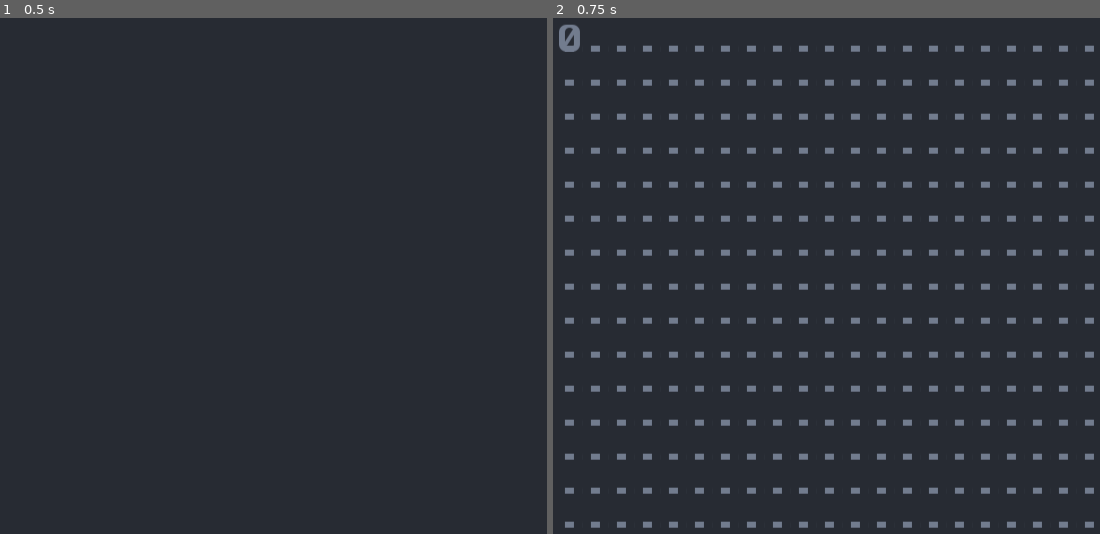
Above: before the commit, frames 1-2 (left to right).
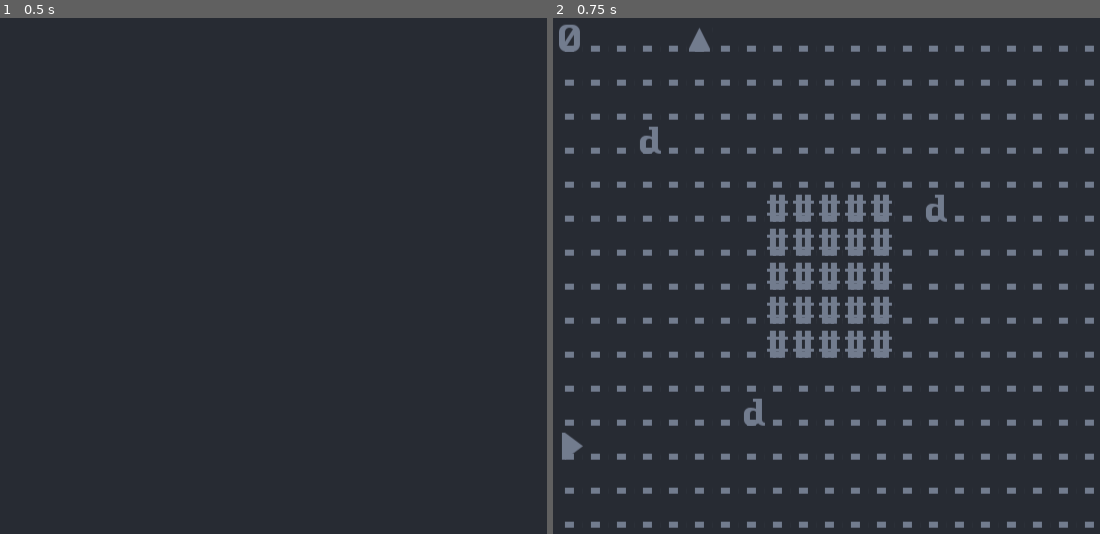
Above: after the commit, the same moments.

Repository: johnnybigoode-zz/godot-roguelike-2021
Game: Godot game, scene res://scene/main/MainScene.tscn
The game is run twice, just before and just after one commit, with the same random seed, the same clock (stepped at 60 frames per second) and the same inputs.
Inputs:
- Up to frame 1 (0.5 s): no input
- Up to frame 2 (0.75 s): tap Enter at 0.5 s; hold Right (move_right) from 0.53 s (still down); tap Space (init_world) at 0.6 s

Frame 1 is identical in both runs. In frame 2, 3.8% of the frame differs, in the area x 1-73%, y 1-86%.

Commit message:
Add other elements

Diff:
--- a/scene/main/InitWorld.gd
+++ b/scene/main/InitWorld.gd
@@ -24,9 +24,30 @@
     if event.is_action_pressed(_new_InputName.INIT_WORLD):
         _create_sprite(Player, _new_GroupName.PC, 1, 1)
         set_process_unhandled_input(false)
+        #set all dungeon space to floor
         for i in range(_new_DungeonSize.MAX_X):
             for j in range(_new_DungeonSize.MAX_Y):
                 _create_sprite(Floor, _new_GroupName.FLOOR, i, j)
+
+        #create a block of wall
+        var shift: int = 2
+        var min_x: int = _new_DungeonSize.CENTER_X - shift
+        var max_x: int = _new_DungeonSize.CENTER_X + shift + 1
+        var min_y: int = _new_DungeonSize.CENTER_Y - shift
+        var max_y: int = _new_DungeonSize.CENTER_Y + shift + 1
+
+        for i in range(min_x, max_x):
+            for j in range(min_y, max_y):
+                _create_sprite(Wall, _new_GroupName.WALL, i, j)
+
+        #add dwarfs
+        _create_sprite(Dwarf, _new_GroupName.DWARF, 3, 3)
+        _create_sprite(Dwarf, _new_GroupName.DWARF, 14, 5)
+        _create_sprite(Dwarf, _new_GroupName.DWARF, 7, 11)
+
+        #add other icons
+        _create_sprite(ArrowX, _new_GroupName.ARROW, 0, 12)
+        _create_sprite(ArrowY, _new_GroupName.ARROW, 5, 0)
 
 func _create_sprite(
     prefab: PackedScene, group: String, x: int, y: int, x_offset: int = 0, y_offset: int = 0
